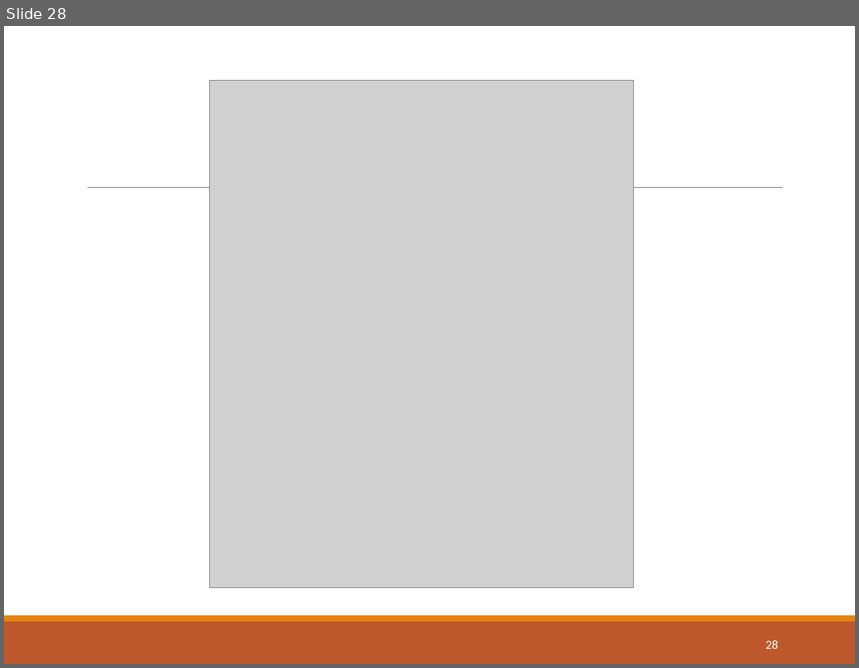
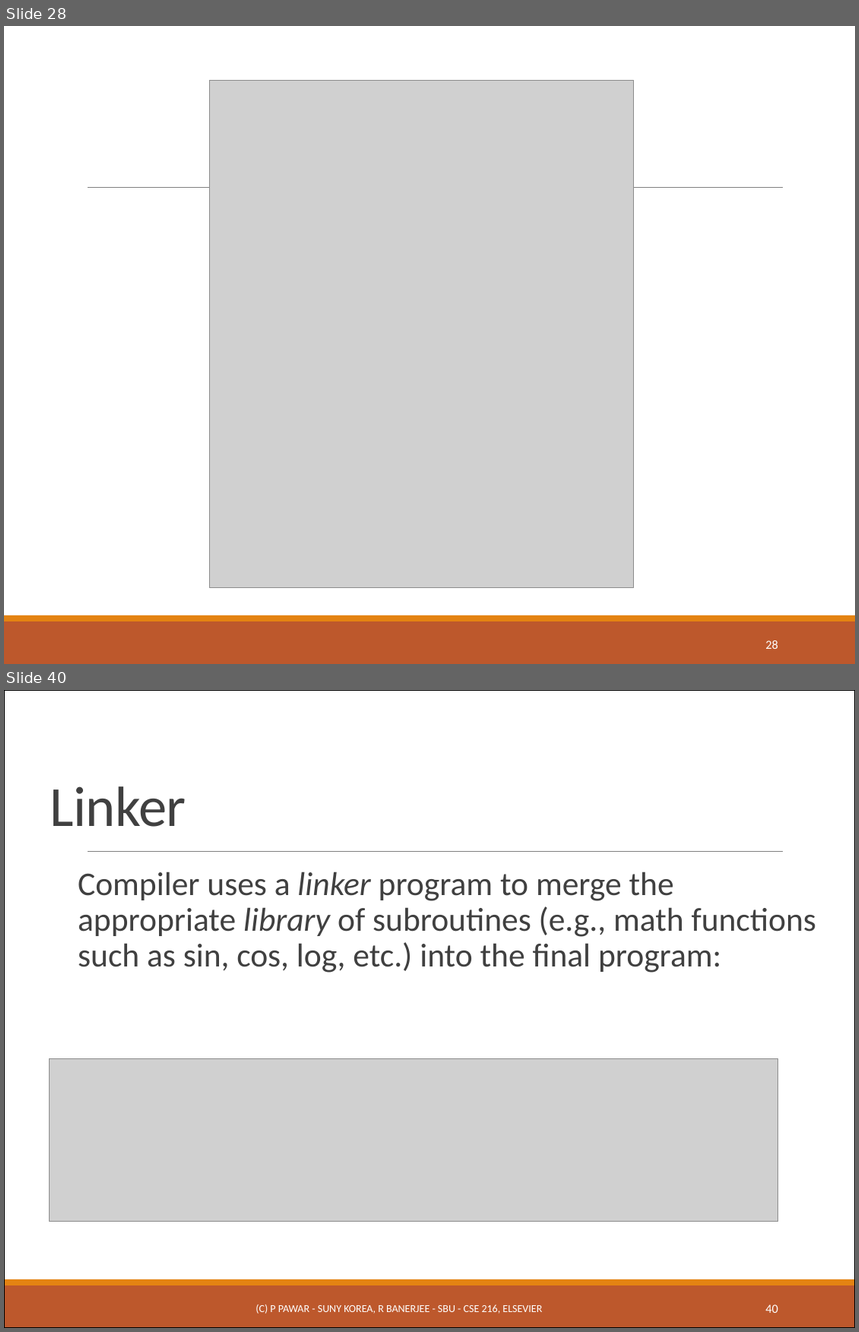
Before and after one commit to ppawar/ppawar.github.io, a slide deck: CSE216-S19/slides/PPT/CSE216_Lec1.pptx. Shown one above the other, each under a label of ours: slide 28 before the commit, slides 28 and 40 after it; the slides between them are not shown. The pictures are 859x668 and 859x1332 pixels, drawn with LibreOffice and Linux fonts; fonts in the diff are those of the drawing; grey boxes stand for pictures. Boxes give left, top, right and bottom in pixels: in the first picture for what was removed or moved away, otherwise in the second. Text is boxed around its words. In the diff, an @@ line names an element or a change of style, - is before the commit and + after.

```diff
--- a/CSE216-S19/slides/PPT/CSE216_Lec1.pptx
+++ b/CSE216-S19/slides/PPT/CSE216_Lec1.pptx
@@ slide 40 added at (4, 690, 855, 1328), background #FFFFFF; not listed: 3 template elements that a slide beside it also shows @@
@@ rectangle added at (4, 690, 855, 1328), outline #000000 0.75 pt @@
@@ title added at (50, 787, 186, 827), 48 pt, text #404040 @@
+Linker
@@ text added at (78, 872, 816, 973), 28 pt, text #404040 @@
+Compiler uses a linker program to merge the appropriate library of subroutines (e.g., math functions such as sin, cos, log, etc.) into the final program:
@@ picture added at (49, 1059, 778, 1221) @@
@@ text added at (256, 1305, 542, 1314), 9 pt, text #FFFFFF @@
+(C) P PAWAR - SUNY KOREA, R BANERJEE - SBU - CSE 216, ELSEVIER
@@ page number added at (766, 1305, 778, 1313), 10.5 pt, text #FFFFFF @@
+40
```
Also in this commit, not shown: 32 slides changed, 19 other slides added.
